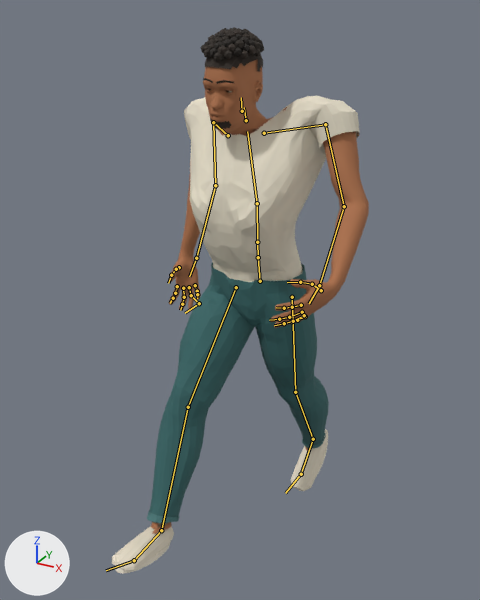
A saved change to the glTF model public/assets/reference_character.glb.
Rendered twice from a 50 mm camera at (0.956, -1.9, 1.915) aimed at (-0.031, -0.106, 1.018). Lighting does not change. The marker at lower left points along +X, +Y and +Z. The picture after the commit comes second. Both versions are drawn at frame 16 of the action 'Walk'; the numbers are the values there. The bones that bend it are drawn over the model as lines.

Names of what the first picture shows: 'Reference_Character'.
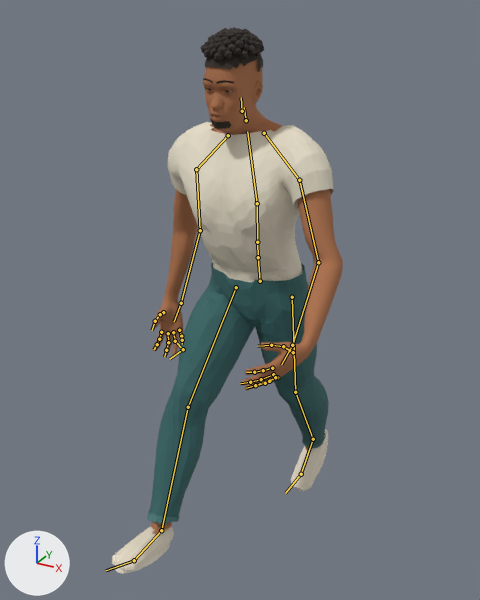
The change, as a list of edits to the scene's bpy script:
```text
Change bone_mixamorig_leftshoulder:
    where bone_mixamorig_leftshoulder = bpy.data.objects['Reference_Rig'].pose.bones['mixamorig:LeftShoulder']  # child of 'mixamorig:Spine2'
    bone_mixamorig_leftshoulder.rotation_quaternion: (0.856, -0.48, 0.148, -0.124) -> (1.0, 0.007, 0.007, 0.005)  # degrees (-60, 8, -21) -> degrees (1, 1, 1)
Change bone_mixamorig_leftarm:
    where bone_mixamorig_leftarm = bpy.data.objects['Reference_Rig'].pose.bones['mixamorig:LeftArm']  # child of 'mixamorig:LeftShoulder'
    bone_mixamorig_leftarm.rotation_quaternion: (0.749, 0.655, 0.098, 0.035) -> (0.964, 0.176, 0.191, -0.063)  # degrees (83, 6, 10) -> degrees (20, 23, -3)
Change bone_mixamorig_rightshoulder:
    where bone_mixamorig_rightshoulder = bpy.data.objects['Reference_Rig'].pose.bones['mixamorig:RightShoulder']  # child of 'mixamorig:Spine2'
    bone_mixamorig_rightshoulder.rotation_quaternion: (0.849, -0.472, -0.122, 0.205) -> (1.0, -0.011, 0.012, 0.01)  # degrees (-58, -1, 28) -> degrees (-1, 1, 1)
Change bone_mixamorig_rightarm:
    where bone_mixamorig_rightarm = bpy.data.objects['Reference_Rig'].pose.bones['mixamorig:RightArm']  # child of 'mixamorig:RightShoulder'
    bone_mixamorig_rightarm.rotation_quaternion: (0.816, 0.534, -0.102, 0.196) -> (0.962, 0.024, -0.039, 0.27)  # degrees (64, -22, 13) -> degrees (1, -5, 31)
```

Pixel boxes (x1, y1, x2, y2) of what changed, in the pictures (480 x 600 px):
'Reference_Character', posed (10% narrower): before (112, 27, 369, 574); after (112, 27, 343, 574)
bone 'mixamorig:LeftShoulder', root to tip: before (264, 133) to (325, 124); after (264, 133) to (299, 180)
bone 'mixamorig:LeftArm', root to tip: before (325, 124) to (344, 206); after (299, 180) to (318, 262)
bone 'mixamorig:RightShoulder', root to tip: before (228, 135) to (213, 122); after (228, 135) to (196, 169)
bone 'mixamorig:RightArm', root to tip: before (213, 122) to (215, 185); after (196, 169) to (200, 230)
